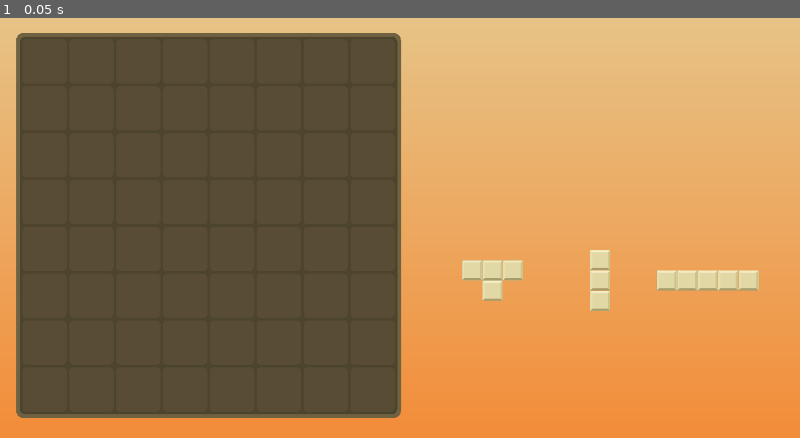
Above: before the commit, frame 1.
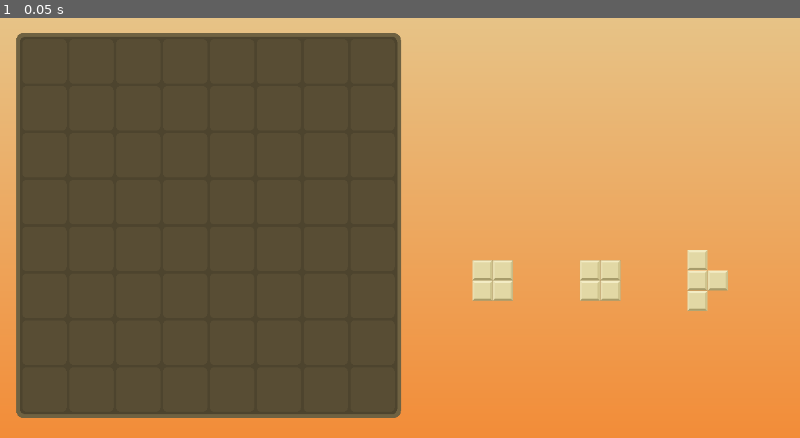
Above: after the commit, the same moment.

Repository: morenets-serhii-KPI/computer_games_project
Game: Godot game, scene res://scenes/main.tscn
Two runs of this game, one before a commit and one after it. Both use one fixed random seed, a clock stepped at 60 frames per second and the inputs below.
Inputs:
- Up to frame 1 (0.05 s): no input

The runs differ from the first frame. In frame 1, 1.4% of the frame differs, in the area x 57-95%, y 55-70%.

Commit message:
add playable shapes generation with placement simulation

Diff:
--- a/scripts/board.gd
+++ b/scripts/board.gd
@@ -80,9 +80,10 @@
 
 	var layout = _calculate_piece_layout()
 
+	var shapes = generate_playable_shapes()
+
 	for i in range(3):
-		var shape = Shapes.FORMS.pick_random().pick_random()
-		_create_piece(shape, i, layout)
+		_create_piece(shapes[i], i, layout)
 
 	await get_tree().process_frame
 
@@ -361,3 +362,143 @@
 	score -= (abs(gx - base_gx) + abs(gy - base_gy)) * 0.2
 
 	return score
+
+
+# =============== PIECES GENERATOR ==================
+
+func generate_playable_shapes():
+
+	var attempts = 20
+	var fallback_shapes = []  # 🔥 ДОДАЛИ
+
+	for i in range(attempts):
+
+		var shapes = []
+
+		for j in range(3):
+			var group = Shapes.FORMS.pick_random()
+			shapes.append(group.pick_random())
+
+		fallback_shapes = shapes  # 🔥 зберігаємо останній варіант
+
+		if _is_shapes_playable(shapes):
+			return shapes
+
+	# fallback
+	return fallback_shapes  # 🔥 ТЕПЕР НЕ ПАДАЄ
+
+func _is_shapes_playable(shapes):
+
+	var permutations = [
+		[0,1,2],
+		[0,2,1],
+		[1,0,2],
+		[1,2,0],
+		[2,0,1],
+		[2,1,0]
+	]
+
+	for order in permutations:
+
+		var test_grid = _copy_grid(grid)
+
+		var success = true
+
+		for i in order:
+
+			var shape = shapes[i]
+
+			var placed = _try_place_anywhere(test_grid, shape)
+
+			if not placed:
+				success = false
+				break
+
+			_clear_lines_sim(test_grid)
+
+		if success:
+			return true
+
+	return false
+
+
+func _try_place_anywhere(test_grid, shape):
+
+	for y in range(GRID_H):
+		for x in range(GRID_W):
+
+			if _can_place_sim(test_grid, shape, x, y):
+				_place_sim(test_grid, shape, x, y)
+				return true
+
+	return false
+
+
+func _can_place_sim(test_grid, shape, gx, gy):
+
+	for y in range(shape.size()):
+		for x in range(shape[y].size()):
+
+			if shape[y][x] == 1:
+
+				var bx = gx + x
+				var by = gy + y
+
+				if bx < 0 or by < 0 or bx >= GRID_W or by >= GRID_H:
+					return false
+
+				if test_grid[by][bx] == 1:
+					return false
+
+	return true
+
+
+func _place_sim(test_grid, shape, gx, gy):
+
+	for y in range(shape.size()):
+		for x in range(shape[y].size()):
+
+			if shape[y][x] == 1:
+				test_grid[gy + y][gx + x] = 1
+
+
+func _clear_lines_sim(test_grid):
+
+	var rows = []
+	var cols = []
+
+	for y in range(GRID_H):
+		var full = true
+		for x in range(GRID_W):
+			if test_grid[y][x] == 0:
+				full = false
+				break
+		if full:
+			rows.append(y)
+
+	for x in range(GRID_W):
+		var full = true
+		for y in range(GRID_H):
+			if test_grid[y][x] == 0:
+				full = false
+				break
+		if full:
+			cols.append(x)
+
+	for y in rows:
+		for x in range(GRID_W):
+			test_grid[y][x] = 0
+
+	for x in cols:
+		for y in range(GRID_H):
+			test_grid[y][x] = 0
+
+
+func _copy_grid(src):
+
+	var result = []
+
+	for row in src:
+		result.append(row.duplicate())
+
+	return result
--- a/scripts/piece.gd
+++ b/scripts/piece.gd
@@ -124,11 +124,10 @@
 	current_dragged = self
 	dragging = true
 
-	drag_offset = global_position - get_global_mouse_position()
+	shape_center_offset = _get_shape_center_offset()
 
 	scale = Vector2.ONE * board_container.scale.x
 	z_index = 100
-
 
 func _end_drag():
 
@@ -183,7 +182,7 @@
 	var mouse = get_global_mouse_position()
 
 	_update_highlight(mouse)
-	global_position = mouse + drag_offset
+	global_position = mouse #- shape_center_offset
 
 
 # ================== HELPERS ==================
